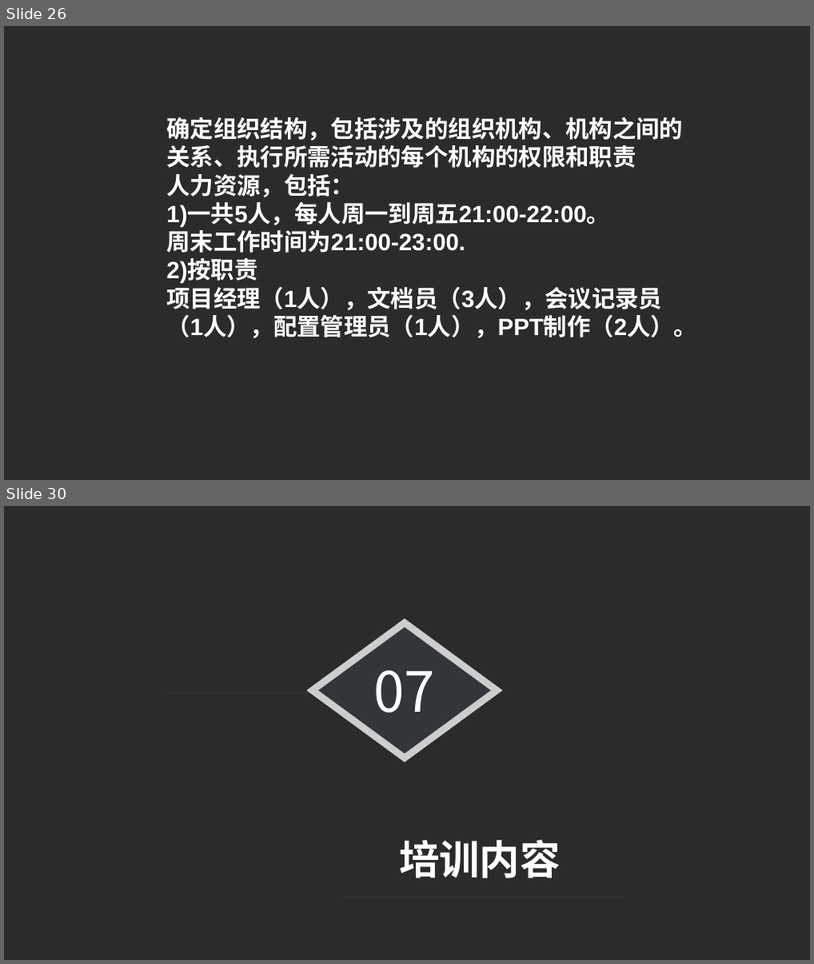
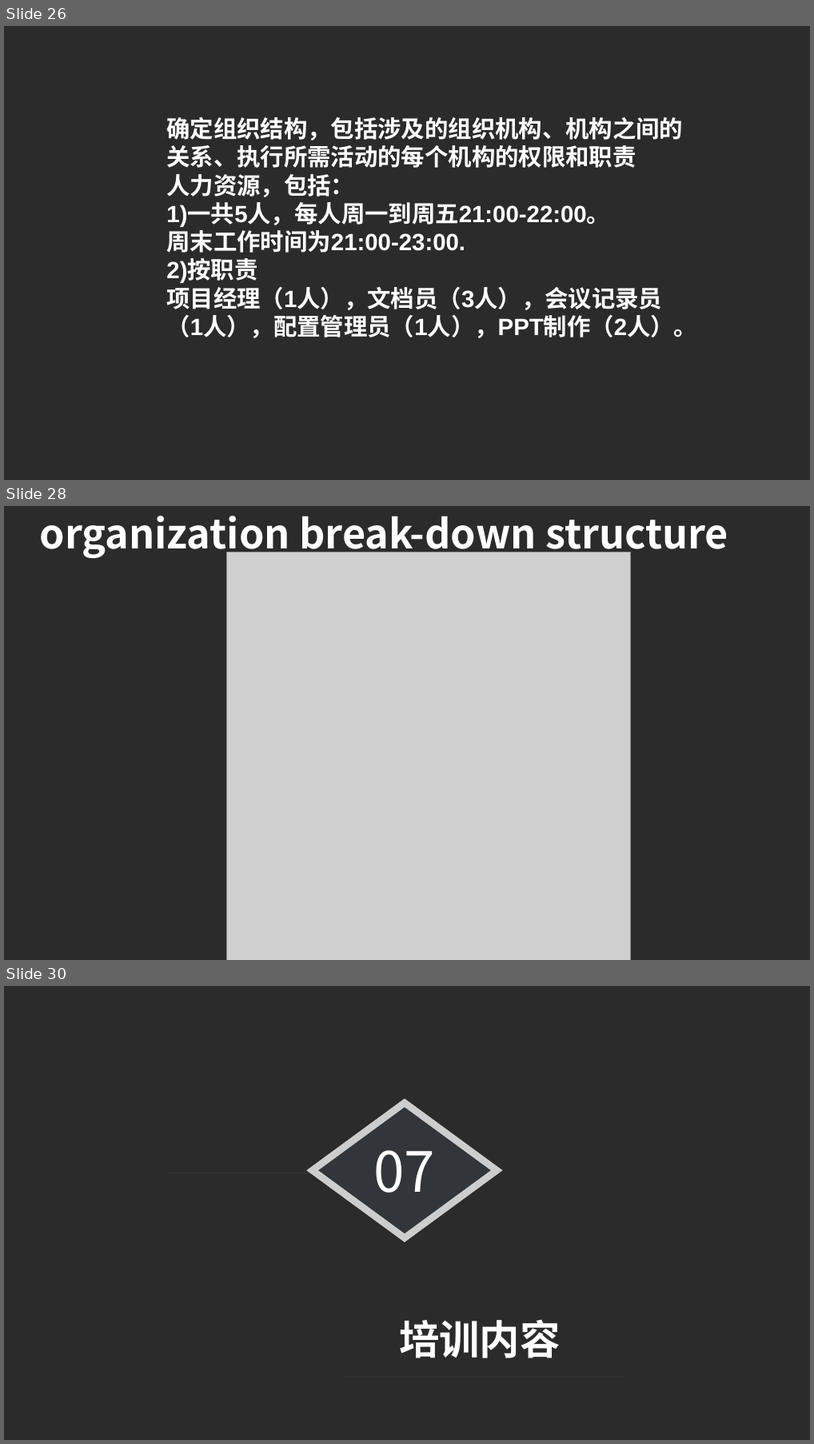
Before and after one commit to tmaczjj/2017work, a slide deck: week5/ppt文档/[prd-03,31501311]项目计划ppt.pptx. Shown one above the other, each under a label of ours: slides 26 and 30 before the commit, slides 26, 28 and 30 after it; the slides between them are not shown. The pictures are 814x964 and 814x1444 pixels, drawn with LibreOffice and Linux fonts; fonts in the diff are those of the drawing; grey boxes stand for pictures; background and template pictures are left out; a plain dark background stands for a picture behind light text. Boxes give left, top, right and bottom in pixels: in the first picture for what was removed or moved away, otherwise in the second. Text is boxed around its words. In the diff, an @@ line names an element or a change of style, - is before the commit and + after.

```diff
--- a/week5/ppt文档/[prd-03,31501311]项目计划ppt.pptx
+++ b/week5/ppt文档/[prd-03,31501311]项目计划ppt.pptx
@@ slide 28 added at (x1=4, y1=506, x2=810, y2=960), background picture (left out) @@
@@ text added at (x1=40, y1=516, x2=729, y2=559), 48 pt, text #FFFFFF, bold @@
+organization break-down structure
@@ picture added at (x1=226, y1=552, x2=631, y2=960) @@
```
Also in this commit, not shown: 5 slides changed, 2 other slides added, 3 slides removed, 6 other files.
